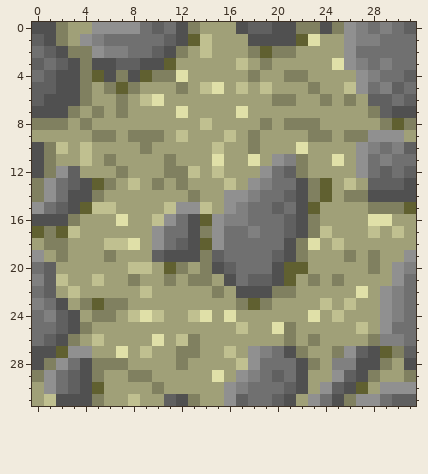
One commit to this pixel-art sprite: diplom/Assets/CourseAssets/Textures/Tilemap/Floor/floor_sand_rock2.png. That is the earlier state.
The file is 32x32 pixels.
The same view after the edit:
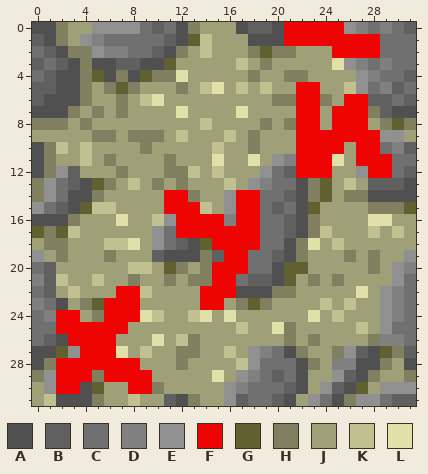
Palette (. is transparent): A #505050  B #606060  C #707070  D #808080  E #909090  F #ef0404  G #606030  H #808060  J #a0a078  K #c0c090  L #e0e0a8
The exact change:
Changed rows in their new state; - is an unchanged pixel.
first column x 2:
 0 -------------------FFFFF----
 1 -------------------FFFFFFFF-
 2 -----------------------FFFF-
 5 --------------------FF------
 6 --------------------FF--FF--
 7 --------------------FF-FFF--
 8 --------------------FF-FFF--
 9 --------------------FFFFFFF-
10 --------------------FFFF-FF-
11 --------------------FFF--FFF
12 --------------------FFF---FF
14 ---------FF----FF-----------
15 ---------FFF---FF-----------
16 ----------FFFF-FF-----------
17 ----------FFFFFFF-----------
18 -------------FFFF-----------
19 --------------FF------------
20 -------------FFF------------
21 -------------FF-------------
22 -----FF-----FFF-------------
23 ----FFF-----FF--------------
24 FF--FFF---------------------
25 FFFFFF----------------------
26 -FFFF-----------------------
27 --FFF-----------------------
28 FFFFFFF---------------------
29 FFF-FFFF--------------------
30 FF----FF--------------------
